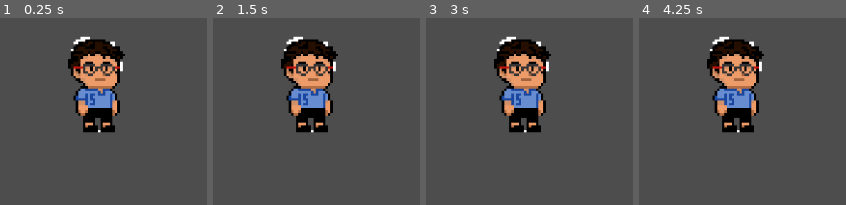
Above: before the commit, frames 1-4 (left to right).
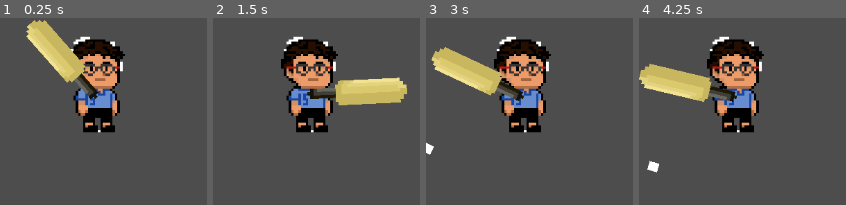
Above: after the commit, the same moments.

Repository: spandya-web/GameDev
Game: Godot game, scene res://Scenes/player.tscn
The game is run twice, just before and just after one commit, with the same random seed, the same clock (stepped at 60 frames per second) and the same inputs.
Inputs:
- Up to frame 1 (0.25 s): no input
- Up to frame 2 (1.5 s): tap Enter (ui_accept) at 0.5, 0.6, 0.77, 1.07, 1.35 s
- Up to frame 3 (3 s): tap Enter (ui_accept) at 1.52, 1.82, 2.1, 2.85 s
- Up to frame 4 (4.25 s): tap Enter (ui_accept) at 3.02, 3.32, 3.6, 3.77, 4.07 s

The runs differ from the first frame. In frame 1, 5.1% of the frame differs, in the area x 12-48%, y 1-44%; in frame 2, 5.1%; in frame 3, 5.2%; in frame 4, 5.4%, in the area x 0-48%, y 24-83%.

Commit message:
Bat hits ball, ball flies

Diff:
--- a/hoowwzaat/Scenes/Main.tscn
+++ b/hoowwzaat/Scenes/Main.tscn
@@ -1,15 +1,15 @@
 [gd_scene format=3 uid="uid://cxh4f803iij2o"]
 
-[ext_resource type="Texture2D" uid="uid://bqhptpq7t6pxn" path="res://Assests/Character.png" id="1_idj7w"]
+[ext_resource type="PackedScene" uid="uid://plui5mrn2715" path="res://Scenes/player.tscn" id="2_idj7w"]
 [ext_resource type="PackedScene" uid="uid://0xe7piiccq4m" path="res://Scenes/ball.tscn" id="2_kln2b"]
 
 [node name="Node2D" type="Node2D" unique_id=1550848327]
 position = Vector2(-1, -2)
 
-[node name="Character" type="Sprite2D" parent="." unique_id=405411614]
-position = Vector2(180, 430.00003)
-scale = Vector2(5.55, 5.55)
-texture = ExtResource("1_idj7w")
+[node name="Ball" parent="." unique_id=1531333167 instance=ExtResource("2_kln2b")]
 
-[node name="Ball" parent="." unique_id=1531333167 instance=ExtResource("2_kln2b")]
-position = Vector2(-47, 46)
+[node name="Player" parent="." unique_id=1516326274 instance=ExtResource("2_idj7w")]
+position = Vector2(-60, 173)
+scale = Vector2(2, 2)
+
+[connection signal="area_entered" from="Ball" to="Ball" method="_on_area_entered"]
--- a/hoowwzaat/Scenes/player.tscn
+++ b/hoowwzaat/Scenes/player.tscn
@@ -2,10 +2,50 @@
 
 [ext_resource type="Script" uid="uid://cison6bctjmny" path="res://Scripts/player.gd" id="1_cvnsp"]
 [ext_resource type="Texture2D" uid="uid://bqhptpq7t6pxn" path="res://Assests/Character.png" id="2_6t5aa"]
+[ext_resource type="Texture2D" uid="uid://bvdk5k1kunqhp" path="res://Assests/Cricket_bat_design.png" id="3_6t5aa"]
 
 [sub_resource type="CapsuleShape2D" id="CapsuleShape2D_vgqql"]
 radius = 24.0
 height = 132.0
+
+[sub_resource type="RectangleShape2D" id="RectangleShape2D_cvnsp"]
+size = Vector2(144, 20)
+
+[sub_resource type="Animation" id="Animation_6t5aa"]
+length = 0.001
+tracks/0/type = "value"
+tracks/0/imported = false
+tracks/0/enabled = true
+tracks/0/path = NodePath("Bat:rotation")
+tracks/0/interp = 1
+tracks/0/loop_wrap = true
+tracks/0/keys = {
+"times": PackedFloat32Array(0),
+"transitions": PackedFloat32Array(1),
+"update": 0,
+"values": [-2.2444935]
+}
+
+[sub_resource type="Animation" id="Animation_vgqql"]
+resource_name = "swing"
+tracks/0/type = "value"
+tracks/0/imported = false
+tracks/0/enabled = true
+tracks/0/path = NodePath("Bat:rotation")
+tracks/0/interp = 1
+tracks/0/loop_wrap = true
+tracks/0/keys = {
+"times": PackedFloat32Array(0.03333333, 0.69),
+"transitions": PackedFloat32Array(1, 1),
+"update": 0,
+"values": [-2.2444935, -6.2831855]
+}
+
+[sub_resource type="AnimationLibrary" id="AnimationLibrary_fkybt"]
+_data = {
+&"RESET": SubResource("Animation_6t5aa"),
+&"swing": SubResource("Animation_vgqql")
+}
 
 [node name="Player" type="CharacterBody2D" unique_id=1516326274]
 script = ExtResource("1_cvnsp")
@@ -21,3 +61,29 @@
 position = Vector2(141, 98)
 scale = Vector2(3.5499997, 3.5499997)
 texture = ExtResource("2_6t5aa")
+
+[node name="Bat" type="Area2D" parent="." unique_id=179917519]
+position = Vector2(139, 112)
+rotation = -2.2444935
+
+[node name="Marker2D" type="Marker2D" parent="Bat" unique_id=1430017019]
+position = Vector2(84.82088, -131.89926)
+
+[node name="ColorRect" type="ColorRect" parent="Bat/Marker2D" unique_id=461781270]
+offset_left = -6.820861
+offset_top = -6.1007247
+offset_right = 7.7265024
+offset_bottom = 6.80452
+
+[node name="CollisionShape2D" type="CollisionShape2D" parent="Bat" unique_id=1669759967]
+position = Vector2(62, 0)
+shape = SubResource("RectangleShape2D_cvnsp")
+
+[node name="CricketBatDesign" type="Sprite2D" parent="Bat" unique_id=1823517894]
+position = Vector2(68.39836, -5.537472)
+rotation = 3.0927234
+scale = Vector2(1.2249475, 1.2249475)
+texture = ExtResource("3_6t5aa")
+
+[node name="AnimationPlayer" type="AnimationPlayer" parent="." unique_id=515122475]
+libraries/ = SubResource("AnimationLibrary_fkybt")
--- a/hoowwzaat/Scripts/ball.gd
+++ b/hoowwzaat/Scripts/ball.gd
@@ -1,5 +1,22 @@
 extends Area2D
 
 var speed = 300
+var hit = false
+var fly_x = 0
+var fly_y = 0
+var direction: Vector2 = Vector2(0.5, 0.5)
+
 func _process(delta):
-	position.x -= speed * delta
+	if hit:
+		position += direction * speed * delta
+	else:
+		position.x -= speed * delta
+
+func _on_area_entered(area):
+	if area.name == "Bat" and not hit:
+		var marker = area.get_child(0)
+		direction = (marker.global_position - global_position).normalized()
+		direction.y = -direction.y
+		print(direction)
+		print("HIT!")
+		hit = true
--- a/hoowwzaat/Scripts/player.gd
+++ b/hoowwzaat/Scripts/player.gd
@@ -1,19 +1,24 @@
 extends CharacterBody2D
 
 var swinging = false
+@onready var bat = $Bat
+@onready var animation_player = $AnimationPlayer
+
+func _ready():
+	bat.monitoring = false
 
 func _process(delta):
-
 	if Input.is_action_just_pressed("ui_accept"):
 		swing()
 
 func swing():
+
 	if swinging:
 		return
 
 	swinging = true
-	$AnimatedSprite2D.rotation_degrees = -45
-	await get_tree().create_timer(0.1).timeout
-	$AnimatedSprite2D.rotation_degrees = 0
-
+	bat.monitoring = true
+	animation_player.play("swing")
+	await get_tree().create_timer(0.2).timeout
+	bat.monitoring = false
 	swinging = false
Binary file added: hoowwzaat/Assests/Cricket_bat_design.png
Not shown, added: hoowwzaat/Assests/Cricket_bat_design.png.import
Not shown, added: hoowwzaat/Assests/desktop.ini
